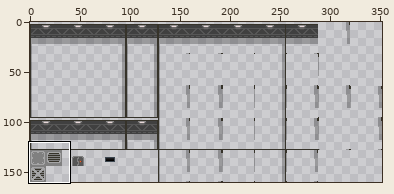
File history of a sprite sheet, assets/tiles/tiles.png. Above, an overview of the earlier version with the close-up marked.
Close-up. As it was:
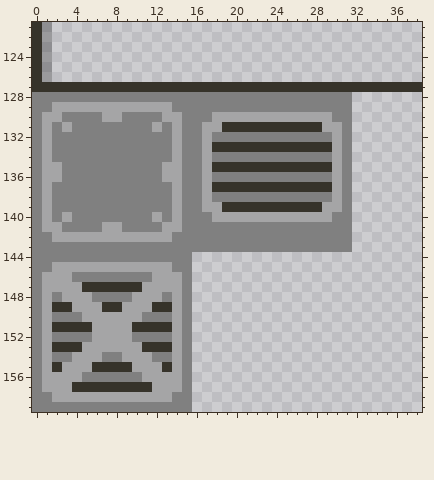
The file is 352x160 pixels. Colours within 5 levels of each other are drawn and written as one. Shown: x 0..38, y 121..159. The commit also changed other parts of the picture, which this record leaves out.
The same view after the edit:
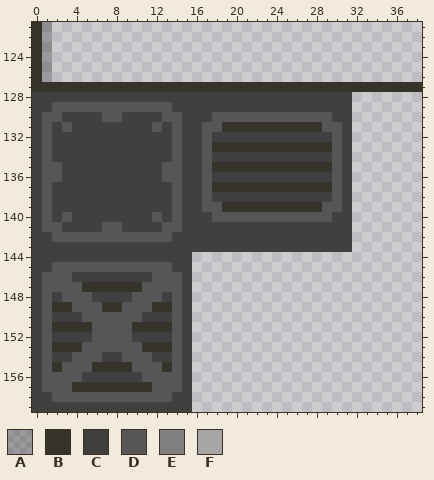
Palette (. is transparent): A #00000040  B #36332a  C #404040  D #565656  E #808080  F #a5a5a6
From old to new:
Changed rows in their new state; - is an unchanged pixel.
first column x 0:
128 CCCCCCCCCCCCCCCCCCCCCCCCCCCCCCCC
129 CCDDDDDDDDDDDDCCCCCCCCCCCCCCCCCC
130 CDDCCCCDDCCCCDDCCCDDDDDDDDDDDDCC
131 CDCDCCCCCCCCDCDCCDD----------DDC
132 CDCCCCCCCCCCCCDCCDCCCCCCCCCCCCDC
133 CDCCCCCCCCCCCCDCCD------------DC
134 CDCCCCCCCCCCCCDCCDCCCCCCCCCCCCDC
135 CDDCCCCCCCCCCDDCCD------------DC
136 CDDCCCCCCCCCCDDCCDCCCCCCCCCCCCDC
137 CDCCCCCCCCCCCCDCCD------------DC
138 CDCCCCCCCCCCCCDCCDCCCCCCCCCCCCDC
139 CDCCCCCCCCCCCCDCCDD----------DDC
140 CDCDCCCCCCCCDCDCCCDDDDDDDDDDDDCC
141 CDDCCCCDDCCCCDDCCCCCCCCCCCCCCCCC
142 CCDDDDDDDDDDDDCCCCCCCCCCCCCCCCCC
143 CCCCCCCCCCCCCCCCCCCCCCCCCCCCCCCC
144 CCCCCCCCCCCCCCCC----------------
145 CCDDDDDDDDDDDDCC----------------
146 CDDDCCCCCCCCDDDC----------------
147 CDDDD------DDDDC----------------
148 CDCDDDCCCCDDDCDC----------------
149 CD--DDD--DDD--DC----------------
150 CDCCCDDDDDDCCCDC----------------
151 CD----DDDD----DC----------------
152 CDCCCCDDDDCCCCDC----------------
153 CD---DDDDDD---DC----------------
154 CDCCDDDCCDDDCCDC----------------
155 CD-DDD----DDD-DC----------------
156 CDDDDCCCCCCDDDDC----------------
157 CDDD--------DDDC----------------
158 CCDDDDDDDDDDDDCC----------------
159 CCCCCCCCCCCCCCCC----------------
Changed places in both close-ups, as pixel boxes (x1, y1, x2, y2):
changed: (32, 92, 352, 412)
